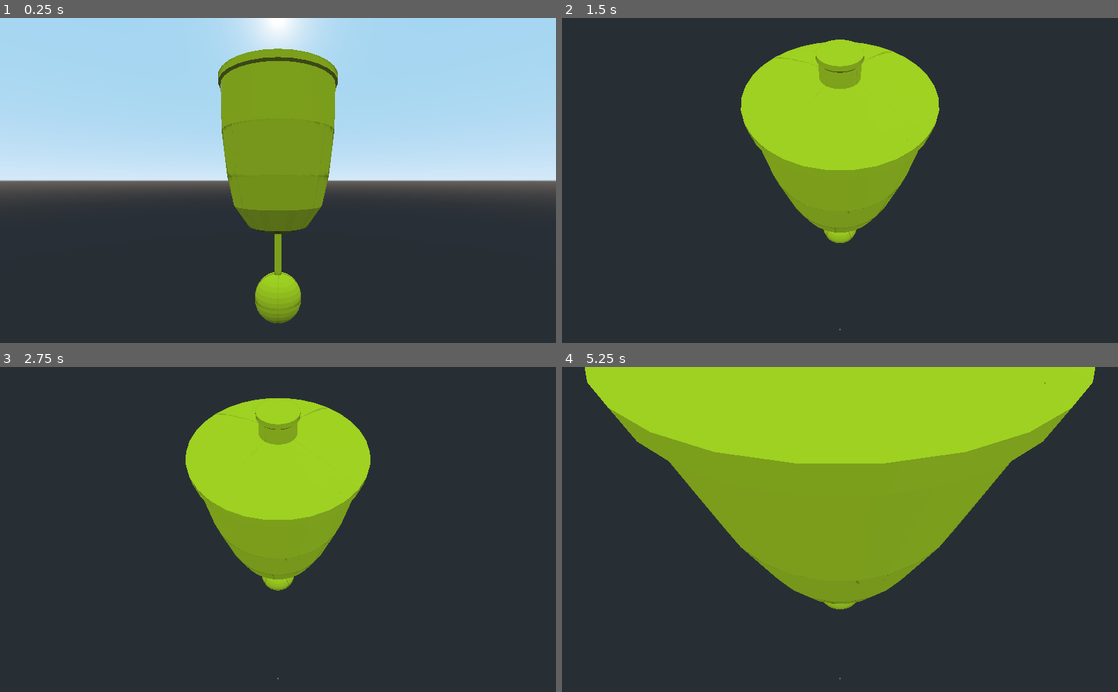
Above: before the commit, frames 1-4 (two rows, left to right).
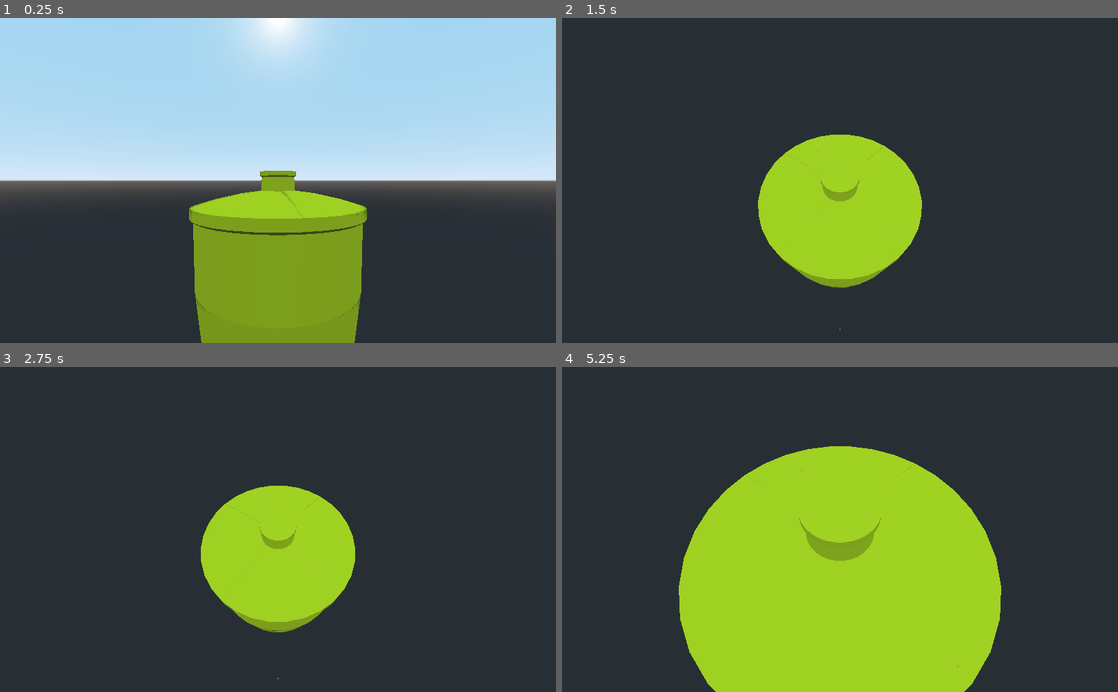
Above: after the commit, the same moments.

Repository: GreenBlackSky/Bouyant
Game: Godot game, scene res://scenes/Hull.tscn
Same seed, same stepped clock (60 frames per second), same inputs: the game is played once before the commit and once after it.
Inputs (mouse positions are in pixels of both pictures, inside the frame that each line leads up to):
- Up to frame 1 (0.25 s): no input
- Up to frame 2 (1.5 s): tap Enter at 0.5 s; move the mouse to (962, 164) at 0.52 s; hold Middle mouse button (camera_control) 0.53-1.28 s; tap Space at 1.25 s; move the mouse to (728, 196) at 1.27 s; tap Mouse wheel up (camera_zoom_in) at 1.35 s
- Up to frame 3 (2.75 s): tap Enter at 2 s; move the mouse to (333, 458) at 2.02 s; tap Mouse wheel down (camera_zoom_out) at 2.1 s
- Up to frame 4 (5.25 s): tap Space at 2.75, 4.25 s; move the mouse to (812, 594) at 2.77 s; tap S (move_camera_down) at 2.85 s; tap Enter at 3.5 s; move the mouse to (1006, 578) at 3.52 s; tap W (move_camera_up) at 3.6 s; move the mouse to (673, 480) at 4.27 s; tap Middle mouse button (camera_control) at 4.35 s; move the mouse to (867, 529) at 5.02 s; tap Mouse wheel up (camera_zoom_in) at 5.1 s

The runs differ from the first frame. In frame 1, 21% of the frame differs, in the area x 34-66%, y 9-100%; in frame 2, 19%; in frame 3, 16%; in frame 4, 60%, in the area x 4-96%, y 0-100%.

Commit message:
scene position tweeks

Diff:
--- a/scenes/Hull.tscn
+++ b/scenes/Hull.tscn
@@ -180,13 +180,14 @@
 anims/move_camera_down = SubResource( 5 )
 anims/move_camera_up = SubResource( 6 )
 script = ExtResource( 3 )
+camera_zoom_min = 3.0
 
 [node name="camera_pivot" type="Spatial" parent="AnimationPlayer"]
-transform = Transform( 1, 0, 0, 0, 1, 0, 0, 0, 1, 0, 6, 0 )
+transform = Transform( 1, 0, 0, 0, 1, 0, 0, 0, 1, 0, 11, 0 )
 
 [node name="camera_base" type="Spatial" parent="AnimationPlayer/camera_pivot"]
 
 [node name="camera" type="Camera" parent="AnimationPlayer/camera_pivot/camera_base"]
-transform = Transform( 1, 0, 0, 0, 1, 0, 0, 0, 1, 0, 0, 10 )
+transform = Transform( 1, 0, 0, 0, 1, 0, 0, 0, 1, 0, 0, 7 )
 
 [connection signal="animation_finished" from="AnimationPlayer" to="AnimationPlayer" method="_animation_finished"]
